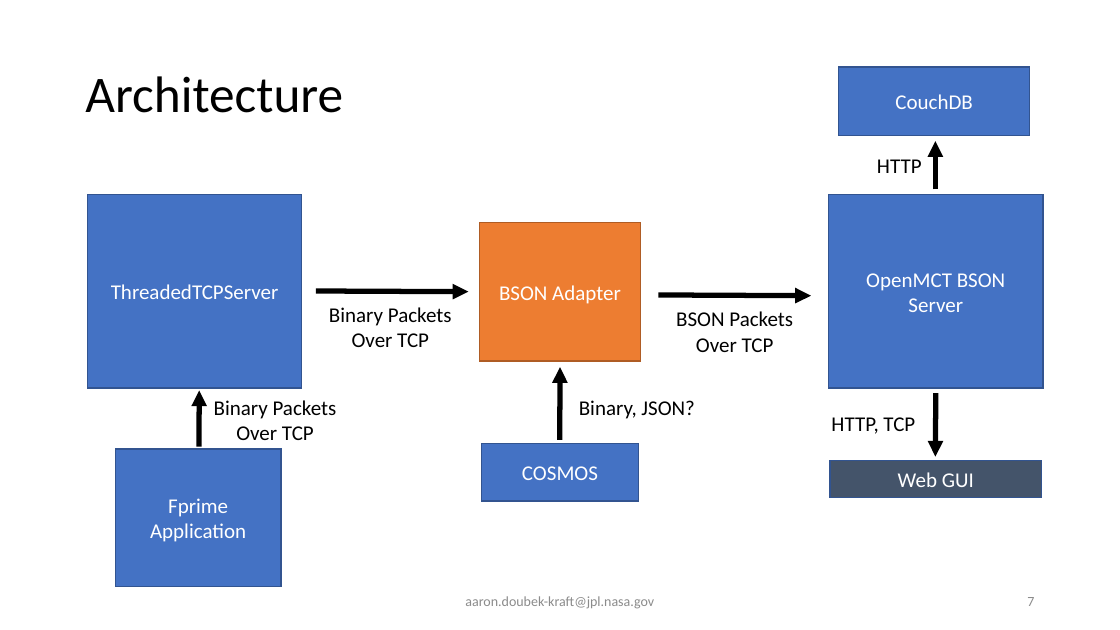
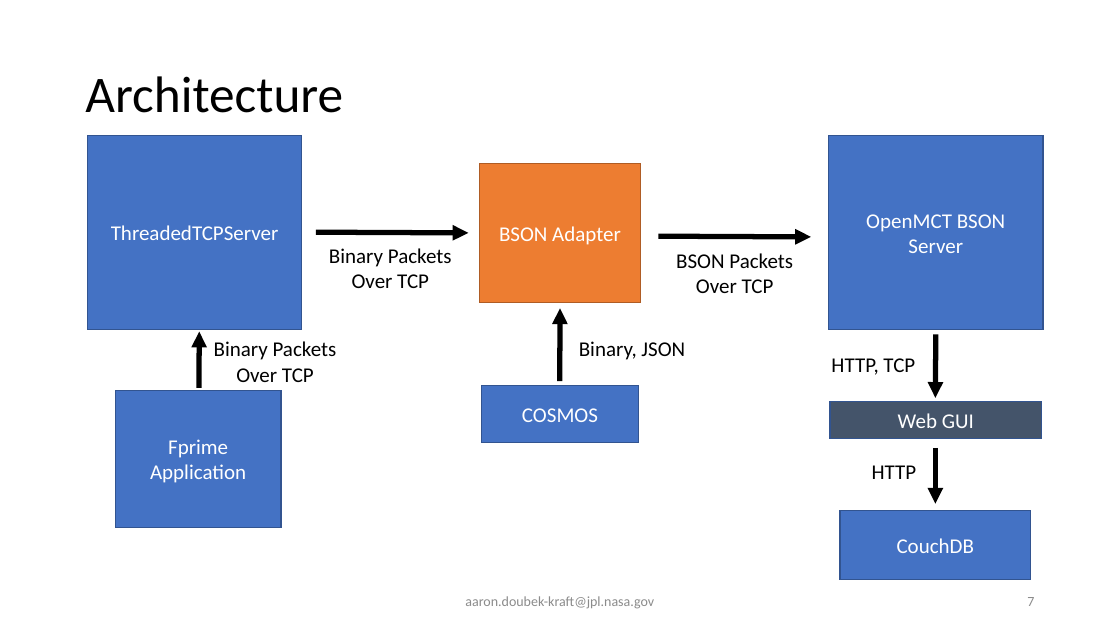
Before and after one commit to JPLOpenSource/fprime-sw-Rel1.0, a slide deck: slide 7 of openmct/docs/OpenMCTPresentation.pptx. Drawn at 1120x630 pixels with LibreOffice and Linux fonts; fonts in the diff are those of the drawing. Boxes give left, top, right and bottom in pixels: in the first picture for what was removed or moved away, otherwise in the second. Text is boxed around its words. In the diff, an @@ line names an element or a change of style, - is before the commit and + after.

```diff
--- a/openmct/docs/OpenMCTPresentation.pptx
+++ b/openmct/docs/OpenMCTPresentation.pptx
@@ text at bbox=[579, 341, 685, 360]: text changed @@
-Binary, JSON?
+Binary, JSON
@@ 6 rectangles, 5 arrows, 4 texts: place and size @@
-6 rectangles, 5 arrows, 4 texts at bbox=[88, 195, 1043, 586]
+6 rectangles, 5 arrows, 4 texts at bbox=[88, 136, 1043, 528]
@@ arrow moved from (936, 189) - (936, 141) to (936, 448) - (936, 504) @@
@@ text "HTTP": place and size @@
-text "HTTP" at bbox=[877, 159, 922, 173]
+text "HTTP" at bbox=[872, 465, 917, 479]
@@ rectangle "CouchDB": place and size @@
-rectangle "CouchDB" at bbox=[839, 67, 1030, 136]
+rectangle "CouchDB" at bbox=[840, 511, 1031, 580]
```
Also in this commit, not shown: 3 other files.
